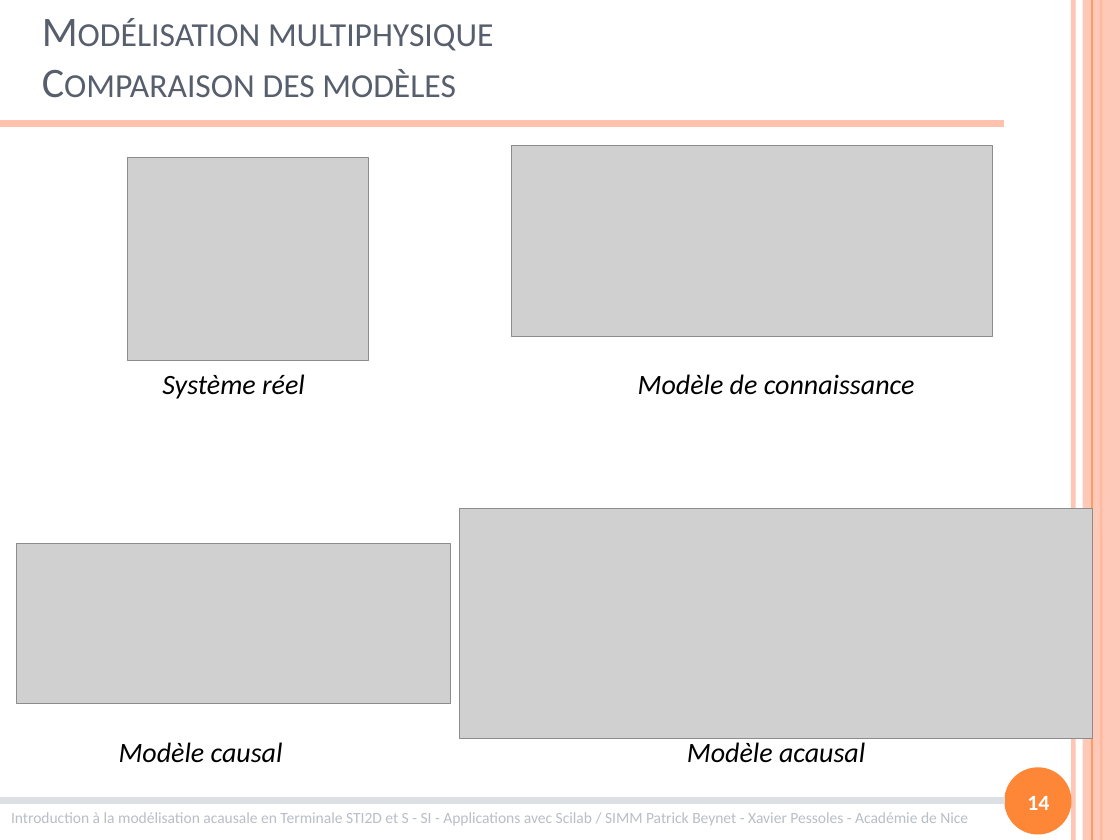
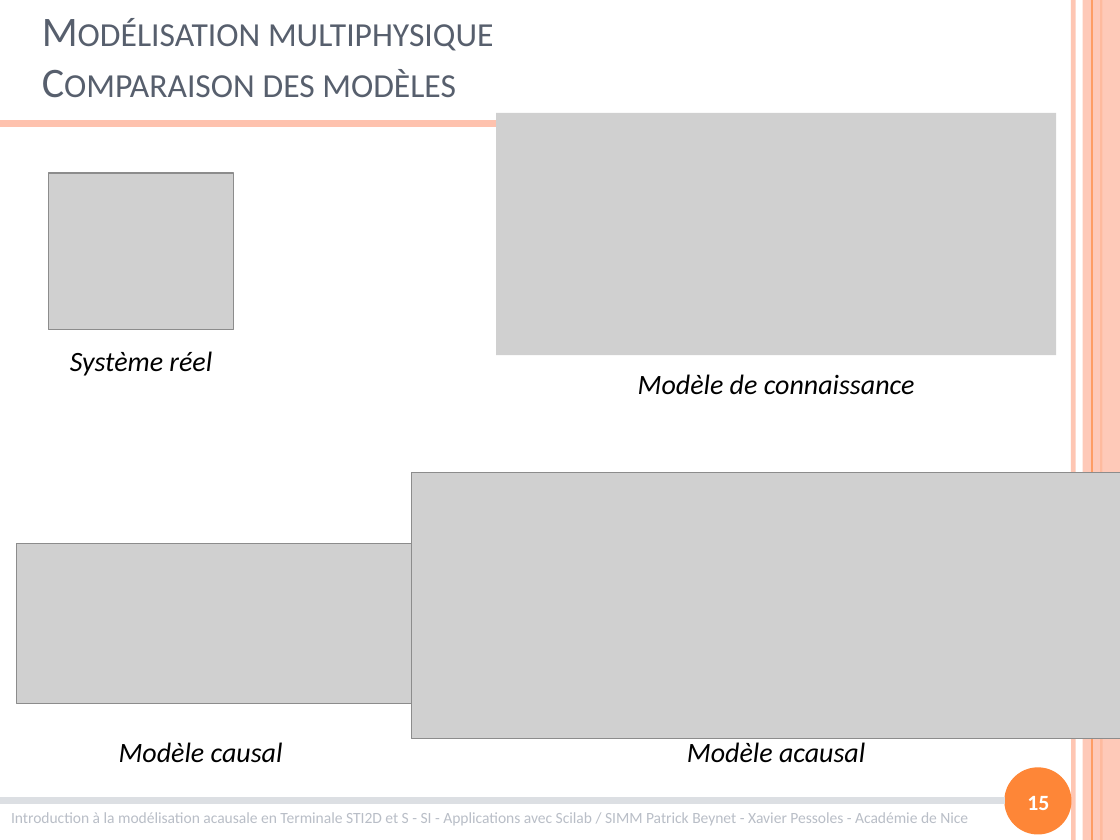
Before and after one commit to xpessoles/Formations, a slide deck: slide 15 of ModelisationMultiphysique/ModelisationMultiphysique.pptx (slide 14 before the commit). Drawn at 1120x840 pixels with LibreOffice and Linux fonts; fonts in the diff are those of the drawing; grey boxes stand for pictures. Boxes give left, top, right and bottom in pixels: in the first picture for what was removed or moved away, otherwise in the second. Text is boxed around its words. In the diff, an @@ line names an element or a change of style, - is before the commit and + after.

```diff
--- a/ModelisationMultiphysique/ModelisationMultiphysique.pptx
+++ b/ModelisationMultiphysique/ModelisationMultiphysique.pptx
@@ picture: place and size @@
-picture at [512,146,992,336]
+picture at [496,113,1056,355]
@@ picture: place and size @@
-picture at [128,158,368,361]
+picture at [48,174,233,330]
@@ text "Système réel": place and size @@
-text "Système réel" at [162,374,305,399]
+text "Système réel" at [70,351,212,376]
@@ picture: place and size @@
-picture at [459,508,1092,739]
+picture at [411,473,1120,738]
@@ page number at [1027,796,1049,810]: text changed @@
-14
+15
```
Also in this commit, not shown: 4 other slides changed, 1 slide added, 7 other files.
